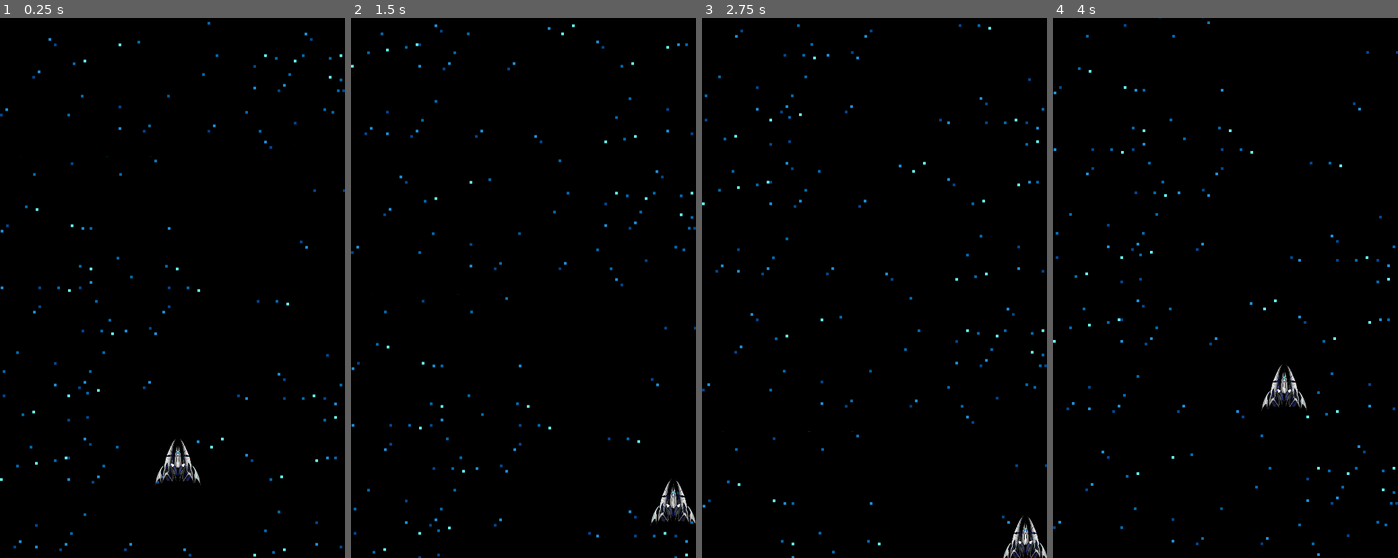
Above: before the commit, frames 1-4 (left to right).
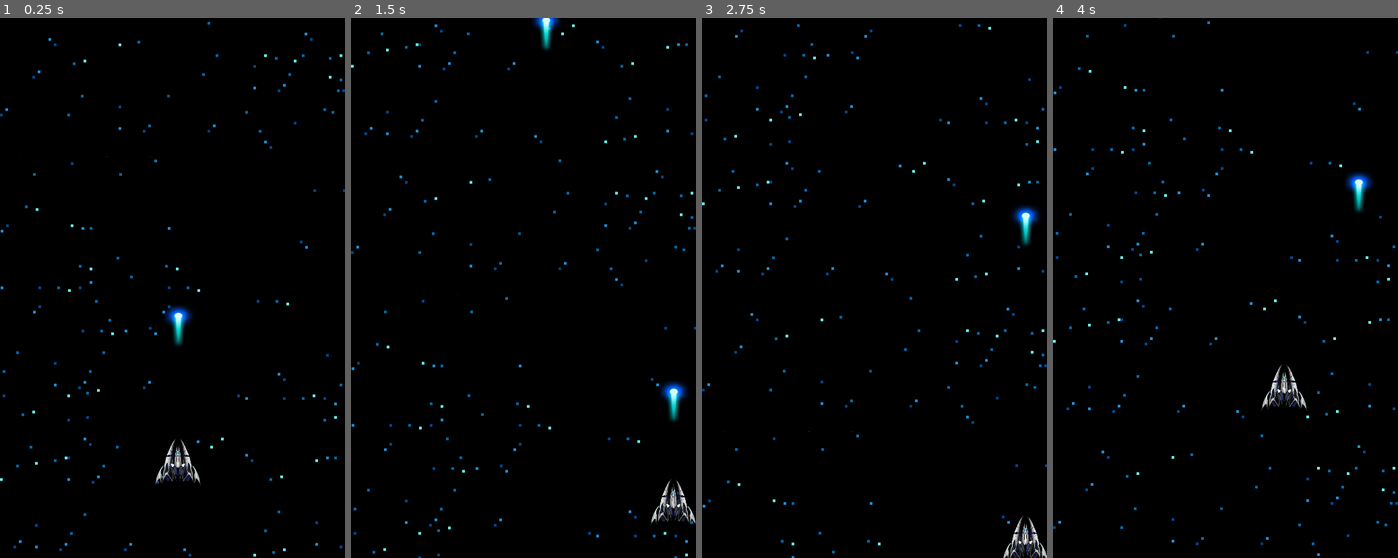
Above: after the commit, the same moments.

Repository: tiagoskaterock/godot-nave2d
Game: Godot game, scene res://scenes/Game.tscn
The game is run twice, just before and just after one commit, with the same random seed, the same clock (stepped at 60 frames per second) and the same inputs.
Inputs:
- Up to frame 1 (0.25 s): no input
- Up to frame 2 (1.5 s): hold D (go_right) 0.53-1.28 s; tap Keypad 2 (shoot) at 0.6, 1.35 s; hold S (go_down) from 1.28 s (still down)
- Up to frame 3 (2.75 s): release S (go_down) at 2.03 s; hold D (go_right) from 2.03 s (still down); tap Keypad 2 (shoot) at 2.1 s
- Up to frame 4 (4 s): release D (go_right) at 2.78 s; hold W (go_up) 2.78-3.53 s; tap Keypad 2 (shoot) at 2.85, 3.6 s; hold A (go_left) from 3.53 s (still down)

The runs differ from the first frame. In frame 1, 0.4% of the frame differs, in the area x 47-56%, y 53-61%; in frame 2, 0.6%, in the area x 52-98%, y 0-75%; in frame 3, 0.3%; in frame 4, 0.4%.

Commit message:
135. Criação do laser e das instancias

Diff:
--- a/scenes/Game.tscn
+++ b/scenes/Game.tscn
@@ -1,8 +1,9 @@
-[gd_scene load_steps=6 format=2]
+[gd_scene load_steps=7 format=2]
 
 [ext_resource path="res://scenes/Player.tscn" type="PackedScene" id=1]
 [ext_resource path="res://recursos/fundo.png" type="Texture" id=2]
 [ext_resource path="res://scenes/Limit.tscn" type="PackedScene" id=3]
+[ext_resource path="res://scenes/Laser.tscn" type="PackedScene" id=4]
 
 [sub_resource type="Animation" id=1]
 length = 0.001
@@ -82,6 +83,9 @@
 [node name="LimitLeft" parent="Limits" instance=ExtResource( 3 )]
 position = Vector2( -512, 0 )
 
+[node name="Laser" parent="Limits/LimitLeft" instance=ExtResource( 4 )]
+position = Vector2( 776, 632 )
+
 [node name="LimitRight" parent="Limits" instance=ExtResource( 3 )]
 position = Vector2( 512, 0 )
 
--- /dev/null
+++ b/scenes/Laser.tscn
@@ -0,0 +1,19 @@
+[gd_scene load_steps=4 format=2]
+
+[ext_resource path="res://recursos/laser.png" type="Texture" id=1]
+[ext_resource path="res://scenes/scripts/Laser.gd" type="Script" id=2]
+
+[sub_resource type="CapsuleShape2D" id=1]
+height = 28.0
+
+[node name="Laser" type="Area2D"]
+script = ExtResource( 2 )
+
+[node name="Sprite" type="Sprite" parent="."]
+position = Vector2( 3, 0 )
+scale = Vector2( 1, 0.752941 )
+texture = ExtResource( 1 )
+
+[node name="CollisionShape2D" type="CollisionShape2D" parent="."]
+visible = false
+shape = SubResource( 1 )
--- /dev/null
+++ b/scenes/scripts/Laser.gd
@@ -0,0 +1,14 @@
+extends Area2D
+
+var speed = 700
+const LIMIT = -50
+
+func _process(delta):
+	move(delta)
+	check_limit()
+
+func move(delta):
+	position.y -= speed * delta
+
+func check_limit():
+	if position.y < LIMIT: queue_free()
--- a/scenes/scripts/Player.gd
+++ b/scenes/scripts/Player.gd
@@ -1,12 +1,14 @@
 extends KinematicBody2D
 
 var SPEED = 300
+const PRE_LASER = preload("res://scenes/Laser.tscn")
 
 func _ready():
 	pass
 
 func _process(delta):
 	check_movement(delta)
+	check_laser()
 
 func check_movement(delta):
 	var dir = Vector2.ZERO
@@ -14,5 +16,9 @@
 	dir.y = Input.get_action_strength("go_down") - Input.get_action_strength("go_up")
 	move_and_slide(dir * SPEED * delta * 60)
 
+func check_laser():
 	if Input.is_action_just_pressed("shoot"):
-		print('shoot')
+		var laser = PRE_LASER.instance()
+		get_parent().add_child(laser)
+		laser.global_position = global_position
+		laser.global_position.y = global_position.y - 30
